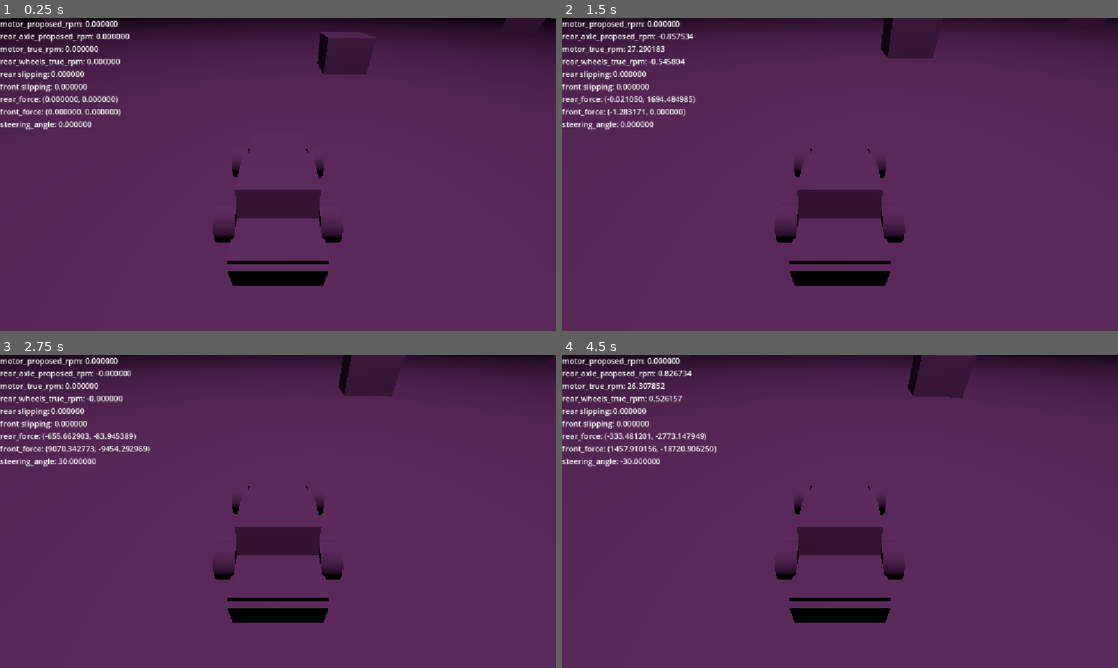
Above: before the commit, frames 1-4 (two rows, left to right).
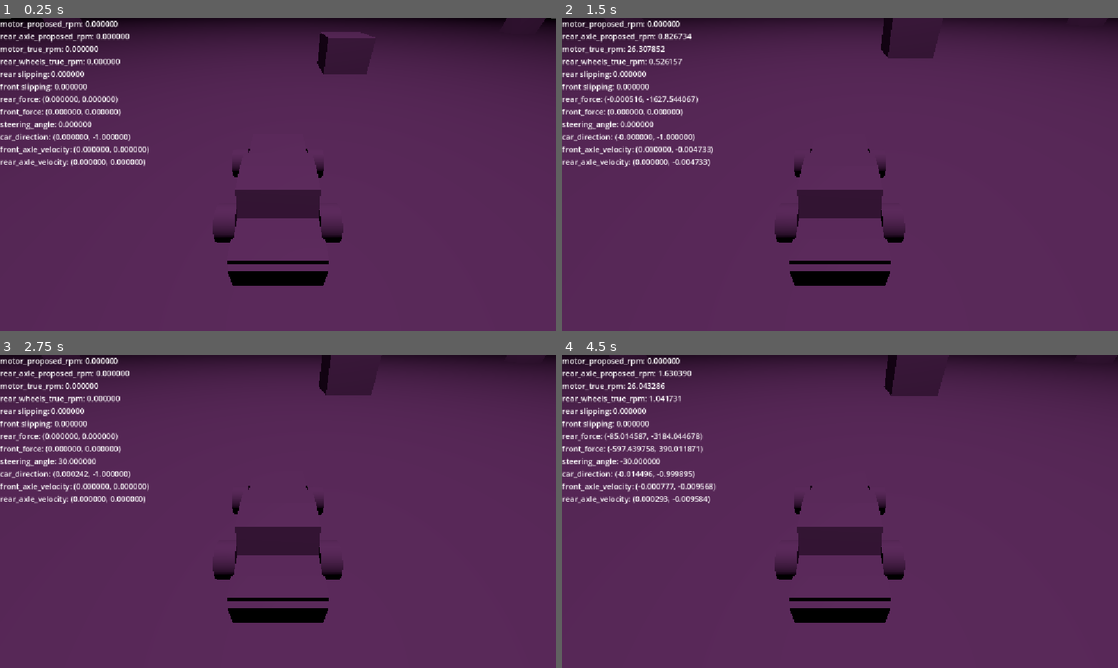
Above: after the commit, the same moments.

Repository: FlameFreezer/170.3
Game: Godot game, scene res://scenes/drive_test_chamber.tscn
Same seed, same stepped clock (60 frames per second), same inputs: the game is played once before the commit and once after it. This scene is started directly instead of the project's main scene.
Inputs:
- Up to frame 1 (0.25 s): no input
- Up to frame 2 (1.5 s): hold D (steer right) 0.53-1.28 s; hold Shift (clutch) 0.53-1.28 s; tap Enter at 1.25 s; hold Q (downshift) from 1.28 s (still down); tap W (throttle) at 1.35 s
- Up to frame 3 (2.75 s): release Q (downshift) at 2.03 s; hold D (steer right) from 2.03 s (still down); hold Shift (clutch) from 2.03 s (still down)
- Up to frame 4 (4.5 s): release D (steer right) at 2.78 s; release Shift (clutch) at 2.78 s; hold E (upshift) 2.78-3.53 s; tap W (throttle) at 2.85, 4.35 s; hold Shift (clutch) 3.53-4.28 s; hold A (steer left) from 3.53 s (still down); tap Space (handbrake) at 4.25 s

The runs differ from the first frame. In frame 1, 1.0% of the frame differs, in the area x 0-27%, y 36-48%; in frame 2, 1.6%; in frame 3, 2.1%, in the area x 0-71%, y 0-48%; in frame 4, 2.1%.

Commit message:
final commit before thursday class
Fixed missing delta factor, added rounding for all force outputs if the values are small.

Diff:
--- a/Scripts/Car/chassis.gd
+++ b/Scripts/Car/chassis.gd
@@ -18,8 +18,8 @@
 @export var drag_factor: float = 0.05
 
 @export_category("Transmission variables")
-@export var gear_ratios: Array[float] = [-1.0/50, 1.0/50, 1.0/25, 1.0/12.5, 1.0/6.25, 1.0/75, 1.0/3.125]
-@export var starting_gear_ratio_index: int = 1
+@export var gear_ratios: Array[float] = [1.0/50, 1.0/25, 1.0/12.5, 1.0/6.25, 1.0/75, 1.0/3.125]
+@export var starting_gear_ratio_index: int = 0
 @export var clutch_response_time: float = 0.5 # In seconds
 
 # Wheel tuning variables
@@ -86,14 +86,20 @@
 	shifter_input = 0
 
 	transmission.transmit_energy(motor_proposed_rpm, rear_axle_proposed_rpm, motor, rear_axle)
-
-
 	var front_axle_velocity = utils.get_vector2(front_axle_pos.global_position - front_axle_last_position)
 	var rear_axle_velocity = utils.get_vector2(rear_axle_pos.global_position - rear_axle_last_position)
-	var current_direction = utils.get_vector2(transform.basis * Vector3.FORWARD)
-	var rear_force = rear_axle.get_force_output(rear_axle_velocity, current_direction, delta)
-	var front_force = front_axle.get_force_output(front_axle_velocity, current_direction, delta)
-	var hud_string := "motor_proposed_rpm: %f\nrear_axle_proposed_rpm: %f\nmotor_true_rpm: %f\nrear_wheels_true_rpm: %f\nrear slipping: %f\nfront slipping: %f\nrear_force: %v\nfront_force: %v\nsteering_angle: %f\n" % [motor_proposed_rpm, rear_axle_proposed_rpm, motor.true_rpm, rear_axle.true_rpm, rear_axle.slipping as int, front_axle.slipping as int, rear_force, front_force, front_axle.wheel_angle]
+	if (front_axle_velocity.length() < 0.002):
+		front_axle_velocity = Vector2(snappedf(front_axle_velocity.x, 0.001), snappedf(front_axle_velocity.y, 0.001))
+	if (rear_axle_velocity.length() < 0.002):
+		rear_axle_velocity = Vector2(snappedf(rear_axle_velocity.x, 0.001), snappedf(rear_axle_velocity.y, 0.001))
+	var current_direction = utils.get_vector2(global_transform.basis * Vector3.FORWARD)
+	var rear_force: Vector2 = rear_axle.get_force_output(rear_axle_velocity, current_direction, delta)
+	var front_force: Vector2 = front_axle.get_force_output(front_axle_velocity, current_direction, delta)
+	if (rear_force.length() < 0.002):
+		rear_force = Vector2(snappedf(rear_force.x, 0.001), snappedf(rear_force.y, 0.001))
+	if (front_force.length() < 0.002):
+		front_force = Vector2(snappedf(front_force.x, 0.001), snappedf(front_force.y, 0.001))
+	var hud_string := "motor_proposed_rpm: %f\nrear_axle_proposed_rpm: %f\nmotor_true_rpm: %f\nrear_wheels_true_rpm: %f\nrear slipping: %f\nfront slipping: %f\nrear_force: %v\nfront_force: %v\nsteering_angle: %f\ncar_direction: %v\nfront_axle_velocity: %v\nrear_axle_velocity: %v" % [motor_proposed_rpm, rear_axle_proposed_rpm, motor.true_rpm, rear_axle.true_rpm, rear_axle.slipping as int, front_axle.slipping as int, rear_force, front_force, front_axle.wheel_angle, current_direction, front_axle_velocity, rear_axle_velocity]
 	update_values.emit(hud_string)
 	apply_force(Vector3(front_force.x, 0, front_force.y), Vector3(0, 0, front_wheel_offset))
 	apply_force(Vector3(rear_force.x, 0, rear_force.y), Vector3(0, 0, rear_wheel_offset))
@@ -105,7 +111,7 @@
 
 func _integrate_forces(state: PhysicsDirectBodyState3D) -> void:
 	var car_normal_vec: Vector3 = (state.transform.basis * Vector3.RIGHT).normalized()
-	if (state.linear_velocity.dot(car_normal_vec) < 0.0001):
+	if (state.linear_velocity.dot(car_normal_vec) < 0.001):
 		state.linear_velocity -= car_normal_vec * state.linear_velocity.dot(car_normal_vec)
-	if (state.angular_velocity.y < 0.0001):
+	if (state.angular_velocity.y < 0.001):
 		state.angular_velocity.y = 0
--- a/Scripts/Car/front_wheels.gd
+++ b/Scripts/Car/front_wheels.gd
@@ -41,25 +41,25 @@
 func get_force_output(car_motion: Vector2, car_direction: Vector2, delta: float) -> Vector2:
 
 	# determine wheel angle in global space
-	var global_wheel_angle: float = car_direction.angle() + wheel_angle
+	var global_wheel_angle: float = car_direction.angle() + deg_to_rad(wheel_angle)
 	var car_normal_vec: Vector2 = Vector2(cos(car_direction.angle() - PI / 2), sin(car_direction.angle() - PI / 2))
 	var wheel_normal_vec: Vector2 = Vector2(cos(global_wheel_angle - PI / 2), sin(global_wheel_angle - PI / 2)) # this will point to the right at steering angle 0
 
 	# find cornering force demand
-	var cornering_motion: Vector2 = car_normal_vec * car_normal_vec.dot(car_motion)
+	var cornering_motion: Vector2 = car_normal_vec * car_normal_vec.dot(car_motion * delta)
 	var cornering_distance: float = cornering_motion.length()
 	var adjusted_cornering_demand: float = 2 * cornering_distance / pow(delta, 2)
 	adjusted_cornering_demand /= 1 + front_axle_distance_from_com / rear_axle_distance_from_com
 
 	# find steering force demand
-	var slip_motion: Vector2 = wheel_normal_vec * (car_motion - cornering_motion).dot(wheel_normal_vec)
+	var slip_motion: Vector2 = wheel_normal_vec * (car_motion * delta).dot(wheel_normal_vec)
 	var slip_distance: float = slip_motion.length()
 	var slip_demand: float = 2 * slip_distance / pow(delta, 2)
 
 	# set slip state
-	if (!slipping && (slip_demand + adjusted_cornering_demand) * chassis_mass > max_static_friction):
+	if (!slipping && (slip_demand) * chassis_mass > max_static_friction):
 		slipping = true;
-	elif(slipping && (slip_demand + adjusted_cornering_demand) * chassis_mass < max_kinetic_friction):
+	elif(slipping && (slip_demand) * chassis_mass < max_kinetic_friction):
 		slipping = false;
 
 	# cap force outputs and build return vector
